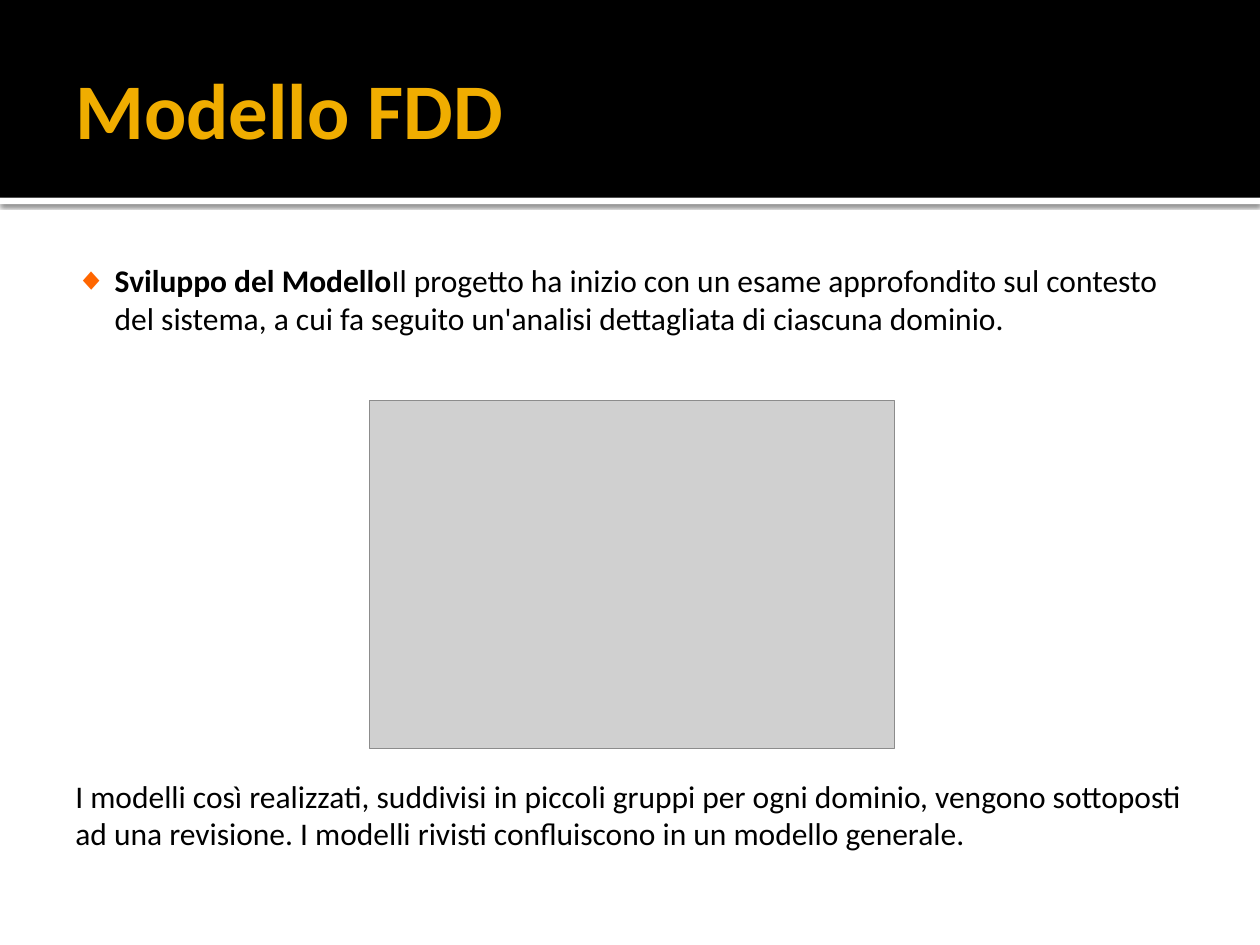
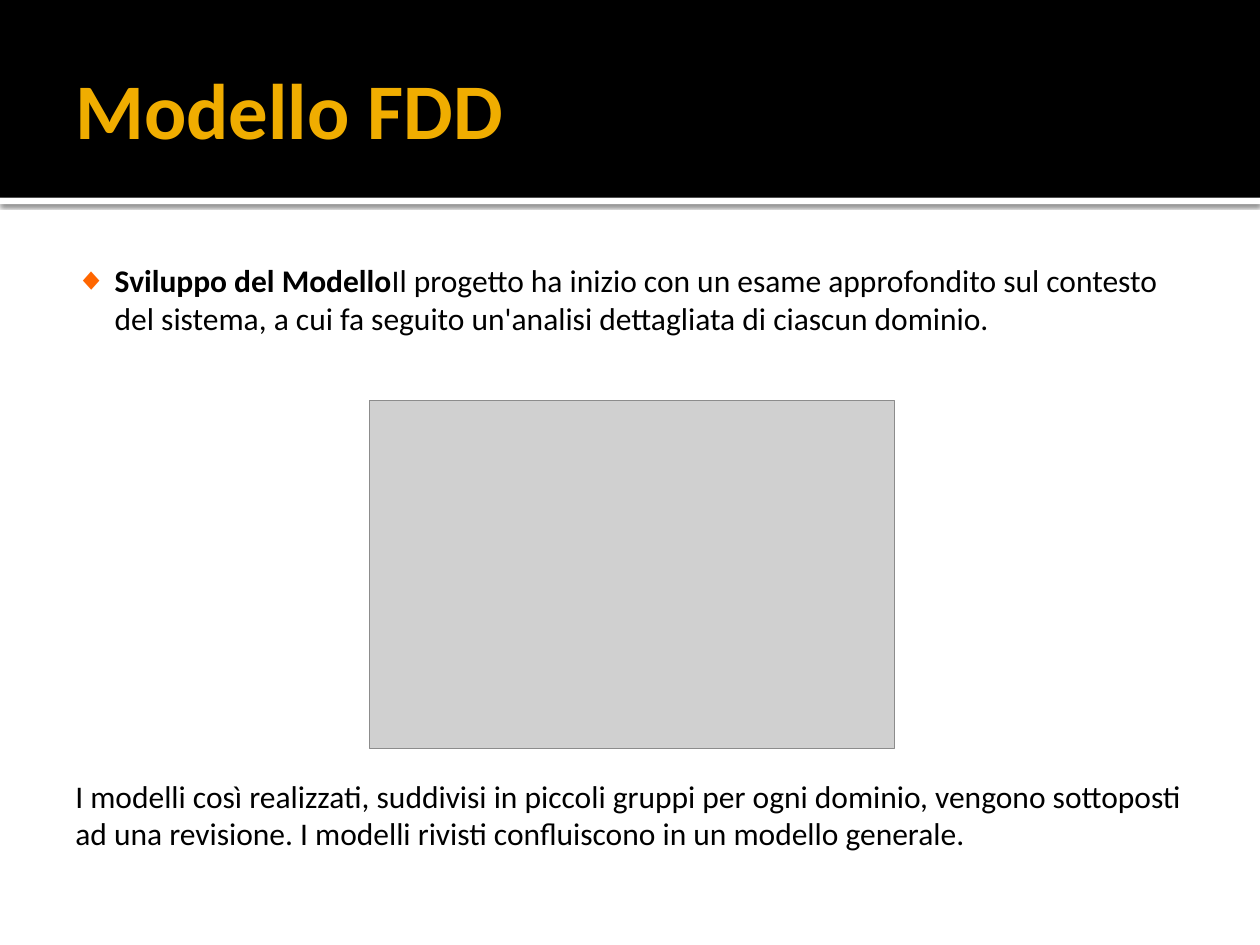
Before and after one commit to yan0z/ISW, a slide deck: slide 22 of Quesito 6 Team/Presentation1.pptx (slide 21 before the commit). Drawn at 1260x945 pixels with LibreOffice and Linux fonts; fonts in the diff are those of the drawing; grey boxes stand for pictures. Boxes give left, top, right and bottom in pixels: in the first picture for what was removed or moved away, otherwise in the second. Text is boxed around its words. In the diff, an @@ line names an element or a change of style, - is before the commit and + after.

```diff
--- a/Quesito 6 Team/Presentation1.pptx
+++ b/Quesito 6 Team/Presentation1.pptx
@@ text at bbox=[115, 270, 1157, 336]: text changed @@
-◆ Sviluppo del ModelloIl progetto ha inizio con un esame approfondito sul contesto del sistema, a cui fa seguito un'analisi dettagliata di ciascuna dominio.
+◆ Sviluppo del ModelloIl progetto ha inizio con un esame approfondito sul contesto del sistema, a cui fa seguito un'analisi dettagliata di ciascun dominio.
```
Also in this commit, not shown: 6 other slides changed, 7 slides added, 10 slides removed.
